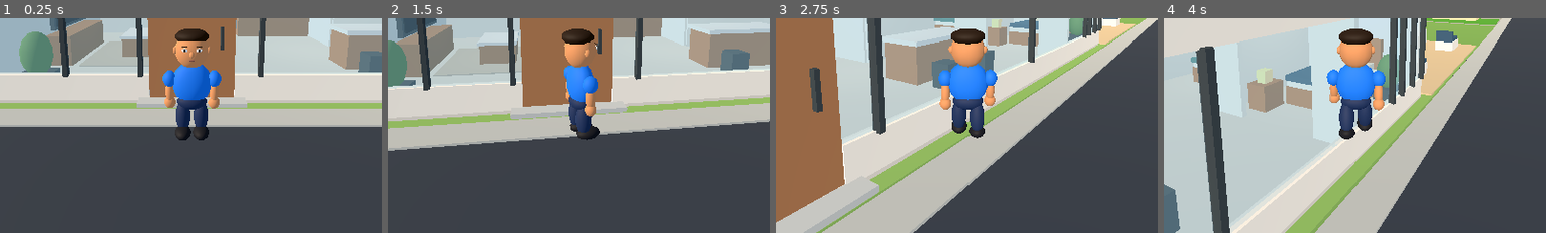
Above: before the commit, frames 1-4 (left to right).
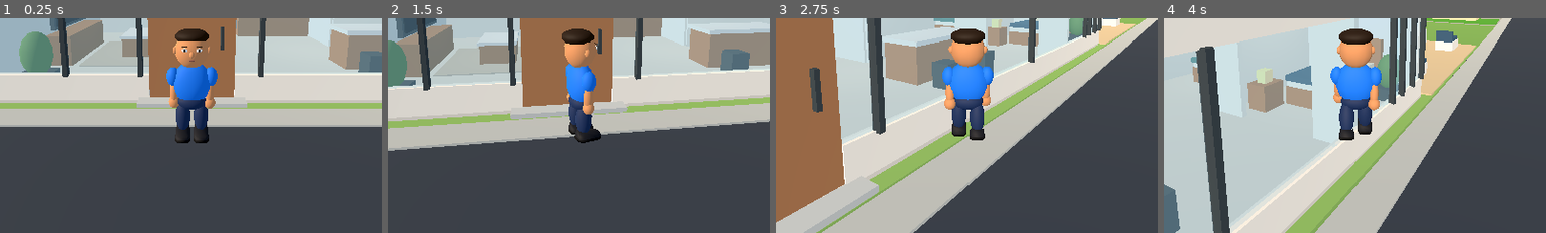
Above: after the commit, the same moments.

Repository: valdy247/mycity
Game: Godot game, scene res://main.tscn
The game is run twice, just before and just after one commit, with the same random seed, the same clock (stepped at 60 frames per second) and the same inputs.
Inputs (mouse positions are % of the whole screen's width and height, from its top left):
- Up to frame 1 (0.25 s): no input
- Up to frame 2 (1.5 s): tap Enter at 0.5 s; move the mouse to (55, 50) at 0.52 s; hold W 0.53-1.25 s; tap B at 0.6 s; click (55, 50) at 0.67 s; tap Space at 0.77 s; click "Volver a jugar (B)" at 1.25 s
- Up to frame 3 (2.75 s): tap Space at 2, 2.27 s; move the mouse to (45, 50) at 2.02 s; hold W from 2.03 s (still down); tap Q at 2.1 s
- Up to frame 4 (4 s): keep holding W; move the mouse to (52, 48) at 2.77 s; tap E at 2.85 s; move the mouse to (49, 52) at 3.52 s; tap X at 3.6 s; click (49, 52) at 3.67 s; tap Space at 3.77 s
The pictures show only the part of the screen within x 25-75%, y 44-94%; the shares and areas given below are measured in that part.

The runs differ from the first frame. In frame 1, 1.1% of the frame differs, in the area x 42-58%, y 22-59%; in frame 2, 0.6%; in frame 3, 1.0%; in frame 4, 0.8%.

Commit message:
Polish shoulders and shoes, correct Alborada frontage, support MIPYME crates and add safe fresh-game script

Diff:
--- a/game/business_mission.gd
+++ b/game/business_mission.gd
@@ -295,9 +295,7 @@
 	add_child(pallet)
 	pallet.global_transform = crate_rack.global_transform
 	_prop_batch(pallet,[
-		[Vector3(0,-.06,0),Vector3(1.68,.08,.55),Color("#927656")],
-		[Vector3(-.65,-.12,0),Vector3(.11,.06,.49),Color("#6c5740")],
-		[Vector3(.65,-.12,0),Vector3(.11,.06,.49),Color("#6c5740")]
+		[Vector3(0,.018,0),Vector3(1.68,.036,.55),Color("#927656")]
 	])
 
 func _selectable_crate(root: Node3D,p: Vector3,key: String,paid: bool,supplier: String = "primary") -> void:
@@ -436,11 +434,13 @@
 	factory_arrow = _arrow(sign,Vector3(0,1.9,0),Color("#49ff72"))
 	crate_rack = Node3D.new()
 	add_child(crate_rack)
-	crate_rack.position = pickup+basis*Vector3(0,-.10,-1.3)
+	# Pickup counter top: .43+.78/2=.82; place the pallet and crates on it.
+	crate_rack.position = pickup+basis*Vector3(0,-.14,-1.35)
 	crate_rack.rotation.y = basis.get_euler().y
 	purchase_rack = Node3D.new()
 	add_child(purchase_rack)
-	purchase_rack.position = counter+basis*Vector3(0,-.10,.05)
+	# Counter top: .56+1.02/2=1.07; not the interaction point in the aisle.
+	purchase_rack.position = counter+basis*Vector3(0,.11,-1.37)
 	purchase_rack.rotation.y = basis.get_euler().y
 	var primary_products := ["pollo","picadillo","perrito"]
 	for i in range(primary_products.size()):
@@ -448,7 +448,12 @@
 		var product: Dictionary = Ledger.PRODUCTS[key]
 		var at := Vector3(-.70+float(i)*.70,.17,0)
 		_selectable_crate(purchase_rack,at,key,false)
-		_label(purchase_rack,"%s · %d CUP" % [product.name,product.cost],at+Vector3(0,.43,0))
+		var tag := _label(purchase_rack,"%d CUP" % int(product.cost),at+Vector3(0,.24,.21),Color("#f4ecd8"))
+		tag.pixel_size = .0016
+		tag.font_size = 26
+		tag.outline_size = 1
+		tag.billboard = BaseMaterial3D.BILLBOARD_DISABLED
+		tag.visibility_range_end = 8.0
 	_make_warehouse_details()
 	crate_view = Node3D.new()
 	camera.add_child(crate_view)
@@ -1282,7 +1287,7 @@
 		for key in Ledger.PRODUCTS:
 			for i in range(mini(int(ledger.pending.get(key,0)),6)):
 				if slot>=9: break
-				_selectable_crate(crate_rack,Vector3(-.58+float(slot%3)*.58,.17+floorf(float(slot)/3.0)*.35,0),String(key),true)
+				_selectable_crate(crate_rack,Vector3(-.55+float(slot%3)*.55,.206+floorf(float(slot)/3.0)*.34,0),String(key),true)
 				slot += 1
 	var stock_key := JSON.stringify(ledger.stock)
 	if stock_visual_key!=stock_key:
--- /dev/null
+++ b/game/character_shoe.gd
@@ -0,0 +1,43 @@
+extends RefCounted
+# One shared mesh per shoe, with a flat sole and rounded/chamfered toe.
+static var cached: ArrayMesh
+static var materials: Dictionary = {}
+
+static func mesh() -> ArrayMesh:
+	if cached!=null: return cached
+	var ring := PackedVector2Array([Vector2(-.34,-.50),Vector2(.34,-.50),Vector2(.50,-.32),Vector2(.50,.30),Vector2(.34,.50),Vector2(-.34,.50),Vector2(-.50,.30),Vector2(-.50,-.32)])
+	var levels: Array[PackedVector3Array] = []
+	for level in range(3):
+		var points := PackedVector3Array()
+		for q in ring:
+			var y := -.5 if level==0 else (-.24 if level==1 else (.38 if q.y<0.0 else .05))
+			var shrink := .88 if level==2 else 1.0
+			points.append(Vector3(q.x*shrink,y,q.y*shrink))
+		levels.append(points)
+	var surface := SurfaceTool.new()
+	surface.begin(Mesh.PRIMITIVE_TRIANGLES)
+	for level in range(2):
+		var tone := Color(.42,.42,.42) if level==0 else Color.WHITE
+		for i in range(ring.size()):
+			var j := (i+1)%ring.size()
+			for vertex in [levels[level][i],levels[level][j],levels[level+1][j],levels[level][i],levels[level+1][j],levels[level+1][i]]:
+				surface.set_color(tone)
+				surface.add_vertex(vertex)
+	for i in range(1,ring.size()-1):
+		for vertex in [levels[2][0],levels[2][i],levels[2][i+1]]:
+			surface.set_color(Color.WHITE)
+			surface.add_vertex(vertex)
+		for vertex in [levels[0][0],levels[0][i+1],levels[0][i]]:
+			surface.set_color(Color(.42,.42,.42))
+			surface.add_vertex(vertex)
+	surface.generate_normals()
+	cached = surface.commit()
+	return cached
+
+static func material(base: StandardMaterial3D) -> StandardMaterial3D:
+	var key := base.albedo_color.to_html()
+	if not materials.has(key):
+		var result := base.duplicate() as StandardMaterial3D
+		result.vertex_color_use_as_albedo = true
+		materials[key] = result
+	return materials[key] as StandardMaterial3D
--- a/game/city_life.gd
+++ b/game/city_life.gd
@@ -194,8 +194,16 @@
 		var p := Vector3(-.72+float(col)*.72,.17+float(row)*.62,0) if primary else Vector3(-1.02+float(col)*1.02,1.24+float(row)*.48,-.15)
 		if int(inventory.get(key,0))>0:
 			business._selectable_crate(root,p,key,false,id)
-		var caption := String(Ledger.PRODUCTS[key].name)+" · "+str(int(inventory.get(key,0)))+" cajas" if int(inventory.get(key,0))>0 else String(Ledger.PRODUCTS[key].name)+" · AGOTADO"
-		business._label(root,caption,p+Vector3(0,.28,0),Color("#f4ecd8"))
+		var amount := int(inventory.get(key,0))
+		var caption := str(amount)+" cajas" if amount>0 else "AGOTADO"
+		if amount<=0: caption = String(Ledger.PRODUCTS[key].name).split(" (")[0]+" · AGOTADO"
+		var tag: Label3D = business._label(root,caption,p+Vector3(0,.24,.22),Color("#f4ecd8"))
+		tag.font_size = 26
+		tag.pixel_size = .0016
+		tag.outline_size = 1
+		tag.billboard = BaseMaterial3D.BILLBOARD_DISABLED
+		tag.visibility_range_end = 8.0
+		tag.no_depth_test = false
 
 func refresh_primary() -> void:
 	if business.purchase_rack!=null:
--- a/game/cuba_world.gd
+++ b/game/cuba_world.gd
@@ -2235,6 +2235,7 @@
 	# a few metres of the source pin, on the same side of the road.
 	var home := geography.project(23.1223007,-82.3668138)
 	for place in geographic_places:
+		if _geo_key(String(place.name)).contains("alborada"): continue
 		if place.has("building") or String(place.type)!="node": continue
 		var pin: Vector3 = place.p
 		var chosen: Dictionary = {}
@@ -2303,13 +2304,96 @@
 		if bool(place.catalog) and not geographic_rendered.has(String(place.id)):
 			print("Lugar real sin fachada compatible en el mapa local: ",place.name)
 
+# Select the actual residential frontage, then the adjacent building to
+# its right as seen from the street. Never move a footprint or collision.
+func _corrected_alborada_pair(pin: Vector3) -> Dictionary:
+	var home: Dictionary = {}
+	var best := INF
+	for fp in geography.footprints_near(pin,22.0):
+		var front := _front_edge(fp.poly,true)
+		if front.is_empty(): front = _front_edge(fp.poly)
+		if front.is_empty(): continue
+		var q := Geometry3D.get_closest_point_to_segment(pin,front.a,front.b)
+		var distance := q.distance_to(pin)
+		if distance<best:
+			best = distance
+			home = {"id":String(fp.id),"front":front}
+	if home.is_empty() or best>12.0: return {}
+	var face: Dictionary = home.front
+	var normal: Vector3 = face.normal
+	var right := Vector3(normal.z,0,-normal.x)
+	var center: Vector3 = face.mid
+	var home_edge := maxf((face.a-center).dot(right),(face.b-center).dot(right))
+	var shop: Dictionary = {}
+	var shop_score := INF
+	for fp in geography.footprints_near(center,30.0):
+		if String(fp.id)==String(home.id): continue
+		var next := _front_edge(fp.poly,true)
+		if next.is_empty(): next = _front_edge(fp.poly)
+		if next.is_empty(): continue
+		var n: Vector3 = next.normal
+		if n.dot(normal)<.85: continue
+		var offset: Vector3 = next.mid-center
+		if offset.dot(right)<=.5 or absf(offset.dot(normal))>4.0: continue
+		var left_edge := minf((next.a-center).dot(right),(next.b-center).dot(right))
+		var gap := left_edge-home_edge
+		if gap< -2.0 or gap>7.0: continue
+		var rank := absf(gap)+absf(offset.dot(normal))*2.0
+		if rank<shop_score:
+			shop_score = rank
+			shop = {"id":String(fp.id),"front":next}
+	return {"home":home,"shop":shop}
+
+func _landmark_bay(front: Dictionary,portal: bool,depth: float,lower: PackedVector2Array,pin: Vector3) -> Dictionary:
+	var a: Vector3 = front.a
+	var b: Vector3 = front.b
+	var n: Vector3 = front.normal
+	var t := (b-a).normalized()
+	var count := clampi(roundi(a.distance_to(b)/2.9),1,48)
+	var step := a.distance_to(b)/float(count)
+	var best := INF
+	var found: Dictionary = {}
+	for i in range(count):
+		var q := a+t*(float(i)+.5)*step+n*(-depth+.07 if portal else .045)
+		if not _wall_has_opening(lower,q,n): continue
+		var rank := q.distance_squared_to(pin)
+		if rank<best:
+			best = rank
+			found = {"p":q,"width":minf(step*.58,1.5),"step":step}
+	return found
+
+func _residential_gate(at: Vector3,normal: Vector3,width: float) -> void:
+	var angle := atan2(normal.x,normal.z)
+	var basis := Basis(Vector3.UP,angle)
+	var black := _mat("home_gate_black",Color("#202326"))
+	var glass := _mat("home_gate_gray_glass",Color("#81898e"))
+	var metal := _mat("home_gate_handle",Color("#b9bfc3"))
+	var w := minf(width,1.20)
+	# Overlay the existing door only; opaque grey glass avoids transparency cost.
+	_local_cube(at,basis,Vector3(0,1.17,.09),Vector3(w,2.16,.055),black)
+	_local_cube(at,basis,Vector3(0,1.17,.124),Vector3(w-.10,2.04,.026),glass)
+	for x in [-1.0,0.0,1.0]:
+		_local_cube(at,basis,Vector3(float(x)*(w*.5-.045),1.17,.145),Vector3(.045,2.12,.035),black)
+	for y in [.12,.80,1.58,2.22]:
+		_local_cube(at,basis,Vector3(0,float(y),.145),Vector3(w,.055,.035),black)
+	_local_cube(at,basis,Vector3(w*.34,1.10,.173),Vector3(.10,.035,.045),metal)
+
+func _corrected_shop_sign(at: Vector3,normal: Vector3,width: float) -> void:
+	var angle := atan2(normal.x,normal.z)
+	var w := clampf(width,1.45,3.10)
+	var p := at+normal*.12+Vector3.UP*2.84
+	_cube(p,Vector3(w,.37,.07),_mat("alborada_sign_board",Color("#203b58")),angle)
+	var text := _label("ALBORADA",p+normal*.047,minf(.008,w/235.0),angle,Color("#f1eee6"))
+	text.outline_size = 0
+
 func _make_mapped_buildings(public_anchor: Vector3) -> void:
 	var palette: Array[Color] = [Color("#a5b2a5"),Color("#c3b49b"),Color("#a2b8ba"),Color("#b19a88"),Color("#c3bc9d"),Color("#a4a29a"),Color("#b8ad99")]
 	var market_pos: Vector3 = geography.project(23.1234716,-82.3659728)
 	var market_poly_id := ""
 	var home_pin := geography.project(23.1223007,-82.3668138)
-	var alborada_poly_id := ""
-	var best: float = INF
+	var corrected := _corrected_alborada_pair(home_pin)
+	var house_id := String(corrected.get("home",{}).get("id",""))
+	var alborada_poly_id := String(corrected.get("shop",{}).get("id",""))
 	if not market_block.is_empty():
 		_make_market_landmark(market_block,market_pos)
 	else:
@@ -2320,15 +2404,6 @@
 			if n.contains("cuatro caminos") or n.contains("mercado unico"):
 				market_poly_id = String(fp.id)
 				break
-	for fp in geography.footprints_near(public_anchor,20.0):
-		var front := _front_edge(fp.poly)
-		if front.is_empty():
-			continue
-		var q: Vector3 = Geometry3D.get_closest_point_to_segment(public_anchor,front.a,front.b)
-		var dist := q.distance_to(public_anchor)
-		if dist<best and dist<22.0:
-			best = dist
-			alborada_poly_id = String(fp.id)
 	for fp in geography.footprints:
 		if _overlaps_game_lot(fp):
 			continue
@@ -2441,6 +2516,7 @@
 			var known: Array = geographic_by_building.get(String(fp.id),[])
 			var used: Array = []
 			for place in known:
+				if _geo_key(String(place.name)).contains("alborada"): continue
 				var choices: Array = [{"face":front,"portal":portal,"depth":portal_depth}]
 				for entry in extra: choices.append(entry)
 				var pin: Vector3 = place.p
@@ -2452,10 +2528,15 @@
 			if market:
 				name_value = "PLAZA DE CUATRO CAMINOS"
 				market_drawn = true
-			elif String(fp.id)==alborada_poly_id and known.is_empty():
-				name_value = "" if home_relocated else "LA ALBORADA"
-			if home_relocated and geography.normalized(name_value).contains("alborada"):
-				name_value = ""
+			if geography.normalized(name_value).contains("alborada"): name_value = ""
+			if String(fp.id)==house_id:
+				var gate := _landmark_bay(front,portal,portal_depth,lower,home_pin)
+				if not gate.is_empty(): _residential_gate(gate.p,front.normal,float(gate.width))
+			if String(fp.id)==alborada_poly_id:
+				var shop := _landmark_bay(front,portal,portal_depth,lower,front.mid)
+				if not shop.is_empty():
+					_corrected_shop_sign(shop.p,front.normal,float(shop.step)*.90)
+					geographic_rendered["5233654525"] = true
 			if not name_value.is_empty() and (market or String(fp.id)==alborada_poly_id or tags.has("amenity") or tags.has("shop")):
 				var m: Vector3 = front.mid
 				var n: Vector3 = front.normal
@@ -2463,15 +2544,8 @@
 				_label(name_value.to_upper(),m+n*z+Vector3.UP*2.85,.010,atan2(n.x,n.z),Color("#f5ead0"))
 	if not market_drawn:
 		print("Cuatro Caminos: no verified market footprint or four safe corners in this OSM extract.")
-	if alborada_poly_id.is_empty() and not home_relocated and not geographic_rendered.has("5233654525"):
-		var closest := _nearest_street(public_anchor)
-		if not closest.is_empty():
-			var a: Vector3 = closest.a
-			var b: Vector3 = closest.b
-			var q := Geometry3D.get_closest_point_to_segment(public_anchor,a,b)
-			var n := (q-public_anchor).normalized()
-			_label("LA ALBORADA",public_anchor+Vector3.UP*2.85,.010,atan2(n.x,n.z),Color("#f5ead0"))
-		print("La Alborada: named geographic point; building footprint unavailable.")
+	if not geographic_rendered.has("5233654525"):
+		push_warning("Alborada: no se verificó la fachada derecha; no se coloca un cartel en la vivienda.")
 
 # Cuatro Caminos: repeated bays, pilasters and upper windows on each
 # long street-facing edge. Keep all decoration inside the legal footprint.
--- a/game/main.gd
+++ b/game/main.gd
@@ -1,6 +1,7 @@
 extends Node3D
 # First playable local prototype. Static world, third-person movement.
 const CITY_PATH = "res://city.glb"
+const Shoe = preload("res://character_shoe.gd")
 const CityBuilder = preload("res://city_builder.gd")
 const CityWorld = preload("res://city_world.gd")
 const CubaWorld = preload("res://cuba_world.gd")
@@ -970,9 +971,9 @@
 		_sphere(avatar, "Brow",Vector3(side*.096,.623,.193),Vector3(.087,.018,.019),hair)
 		var shoulder := Node3D.new()
 		avatar.add_child(shoulder)
-		shoulder.position = Vector3(side * 0.32, 0.21, 0)
+		shoulder.position = Vector3(side * 0.255, 0.21, 0)
 		limb_arms.append(shoulder)
-		_sphere(shoulder, "Sleeve", Vector3(0, -0.10, 0), Vector3(0.20, 0.24, 0.22), shirt)
+		_sphere(shoulder, "Sleeve", Vector3(side*.015, -0.065, 0), Vector3(0.19, 0.28, 0.21), shirt)
 		_sphere(shoulder, "Arm", Vector3(0, -0.30, 0), Vector3(0.13, 0.33, 0.15), skin)
 		_sphere(shoulder, "Hand", Vector3(0, -0.46, 0), Vector3(0.17, 0.18, 0.16), skin)
 		var hip := Node3D.new()
@@ -980,7 +981,9 @@
 		hip.position = Vector3(side * 0.13, -0.23, 0)
 		limb_legs.append(hip)
 		_sphere(hip, "Leg", Vector3(0, -0.23, 0), Vector3(0.22, 0.48, 0.23), jeans)
-		_sphere(hip, "Shoe", Vector3(0, -0.46, 0.075), Vector3(0.24, 0.18, 0.36), shoes)
+		var footwear := _sphere(hip, "Shoe", Vector3(0, -0.46, 0.075), Vector3(0.22, 0.16, 0.35), shoes)
+		footwear.mesh = Shoe.mesh()
+		footwear.material_override = Shoe.material(shoes)
 	_sphere(avatar, "Nose", Vector3(0, 0.51, 0.218), Vector3(0.065, 0.085, 0.065), skin)
 	_sphere(avatar, "Mouth", Vector3(0,.43,.204),Vector3(.085,.022,.015),_material(Color("#925b49")))
 
--- a/game/street_person.gd
+++ b/game/street_person.gd
@@ -1,4 +1,5 @@
 extends Node3D
+const Shoe = preload("res://character_shoe.gd")
 # A shared low-poly articulated human for sidewalk life and municipal crews.
 # All limbs reuse a small set of primitive meshes and materials.
 static var meshes: Dictionary = {}
@@ -175,13 +176,16 @@
 		knee.position = Vector3(0,-.42,0)
 		knees.append(knee)
 		_part(knee,"limb",Vector3(0,-.17,0),Vector3(.13,.36,.14),skin if shorts else pants)
-		_part(knee,"box",Vector3(0,-.38,.05),Vector3(.16,.12,.27),shoe)
+		var footwear := _part(knee,"box",Vector3(0,-.38,.055),Vector3(.165,.12,.28),shoe)
+		footwear.mesh = Shoe.mesh()
+		footwear.material_override = Shoe.material(footwear.material_override as StandardMaterial3D)
 		var arm := Node3D.new()
 		add_child(arm)
 		# Preserve shoulder/leg pivots used by the rescue choreography.
-		arm.position = Vector3(x*.25,1.38,0)
+		arm.position = Vector3(x*(torso_width*.42+.012),1.37,0)
 		arms.append(arm)
-		_part(arm,"limb",Vector3(0,-.12,0),Vector3(.14,.26,.15),shirt if worker or outfit!=3 else skin)
+		# Rounded shoulder overlaps the chest instead of leaving a cylinder cap.
+		_part(arm,"head",Vector3(x*.012,-.085,0),Vector3(.175,.31,.18),shirt if worker or outfit!=3 or story_character else skin)
 		_part(arm,"limb",Vector3(0,-.34,0),Vector3(.105,.22,.11),skin)
 		_part(arm,"head",Vector3(0,-.49,0),Vector3(.105,.13,.11),skin)
 	if female:
Not shown, added: game/reset-game.ps1
